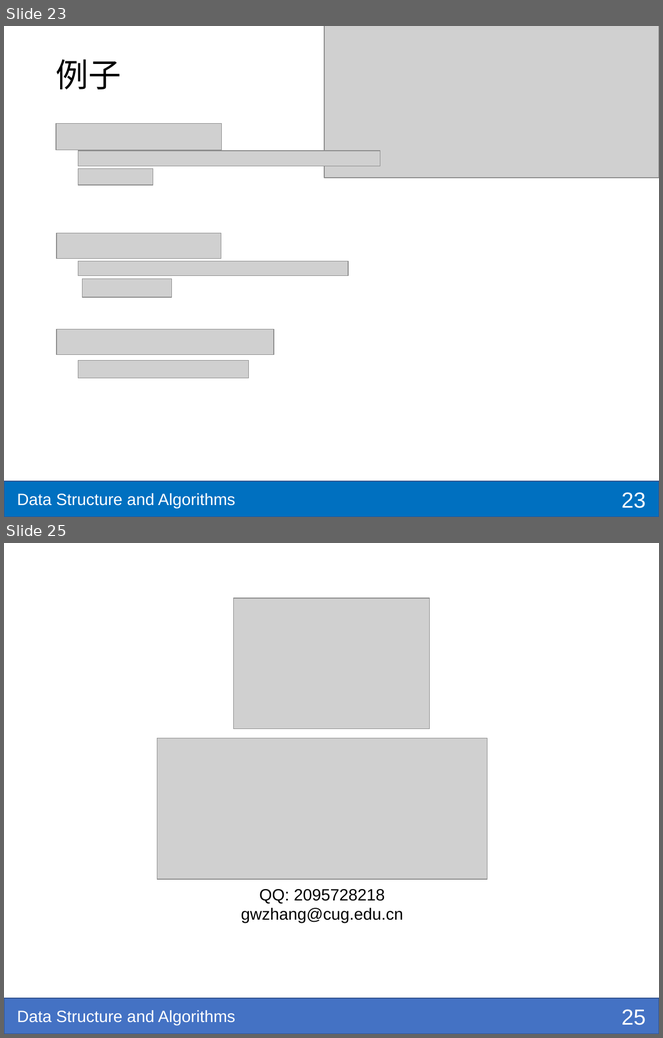
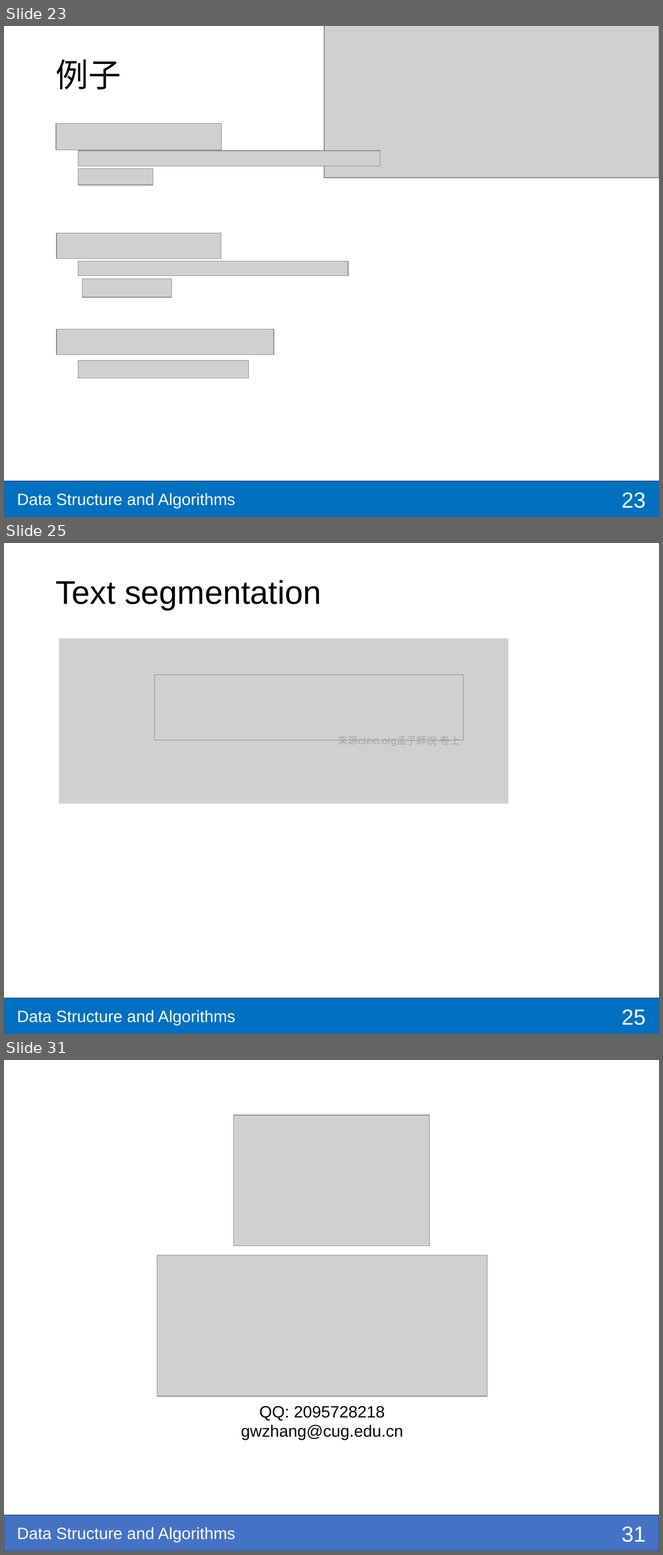
Before and after one commit to shzaiz/dx-public, a slide deck: notes/notes/ds-algo/ch3-recursive.pptx. Shown one above the other, each under a label of ours: slides 23 and 25 before the commit, slides 23, 25 and 31 after it; the slides between them are not shown. The pictures are 663x1038 and 663x1555 pixels, drawn with LibreOffice and Linux fonts; fonts in the diff are those of the drawing; grey boxes stand for pictures; background and template pictures are left out. Boxes give left, top, right and bottom in pixels: in the first picture for what was removed or moved away, otherwise in the second. Text is boxed around its words. In the diff, an @@ line names an element or a change of style, - is before the commit and + after.

```diff
--- a/notes/notes/ds-algo/ch3-recursive.pptx
+++ b/notes/notes/ds-algo/ch3-recursive.pptx
@@ slide 25 added at [4,543,659,1034], background #FFFFFF; not listed: 2 template elements that a slide beside it also shows @@
@@ title added at [55,580,321,610], 36 pt, text #000000 @@
+Text segmentation
@@ picture added at [59,639,508,804] @@
@@ picture added at [155,675,464,740] @@
@@ text added at [338,736,460,746], 11 pt, text #A6A6A6 @@
+来源ctext.org孟子師說·卷上
@@ page number added at [622,1009,646,1026], 24 pt, text #FFFFFF @@
+25
@@ what was slide 25 is now slide 31 @@
@@ page number at [622,1526,646,1543]: text changed @@
-25
+31
```
Also in this commit, not shown: 2 slides changed, 5 other slides added, 16 other files.
